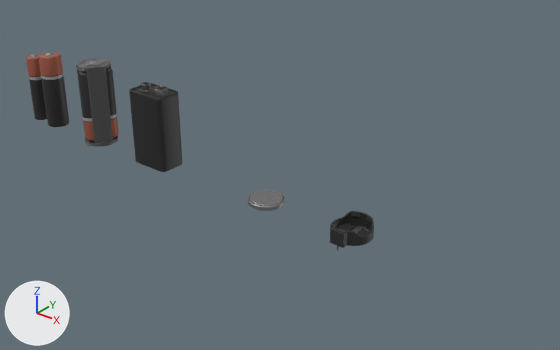
Before and after pictures for a commit that changed the Blender file bat.blend.
Rendered twice from a 50 mm lens placed at (2.378, -2.854, 1.963), pointed at (-0.002, 0.121, 0.118). Arrows for +X, +Y and +Z are at lower left; the lights stay in place.

The first picture shows '9V Bat', 'AA', 'AAA', 'AAA x3 set', 'cr2032 bat', 'cr2032 case'.
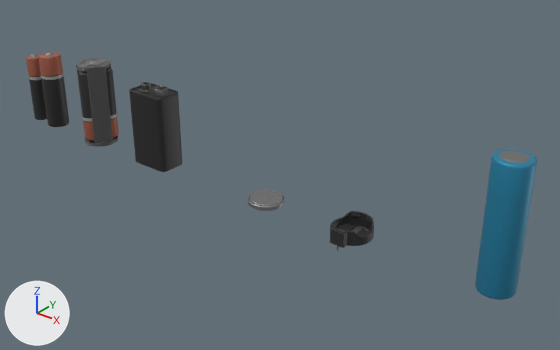
The change, as a list of edits to the scene's bpy script:
```text
Add mat_b_004:
    mat_b_004 = principled_material('b.004')
    mat_b_004.base_color = (0.021, 0.235, 0.397)  # cyan #2885a9
    mat_b_004.metallic = 0.261
    mat_b_004.specular_ior_level = 0.41
Add me_circle_001:
    me_circle_001.from_pydata(...)  # 610 vertices, 640 faces; spans x -0.09..0.09, y -0.09..0.09, z 0.0..0.65
    me_circle_001.polygons.foreach_set('use_smooth', [True] * 640)
    # faces by material slot: [384, 256]
    me_circle_001.materials.append(mat_b_004)  # cyan #2885a9
    me_circle_001.materials.append(mat_metal)  # grey #959595
Add ob_18650:
    ob_18650 = bpy.data.objects.new('18650', me_circle_001)
    ob_18650.location = (1.32, 0.0, -0.001)
    _m = ob_18650.modifiers.new('EdgeSplit', 'EDGE_SPLIT')
    _m.split_angle = 0.801
```

Where the change shows, as pixel boxes [x1, y1, x2, y2] in the pictures (560 x 350 px):
'18650', added: after [475, 149, 537, 300]
    faces in mat_b_004 (cyan #2885a9): [475, 149, 537, 300]
    faces in mat_metal (grey #959595): [499, 150, 530, 163]
